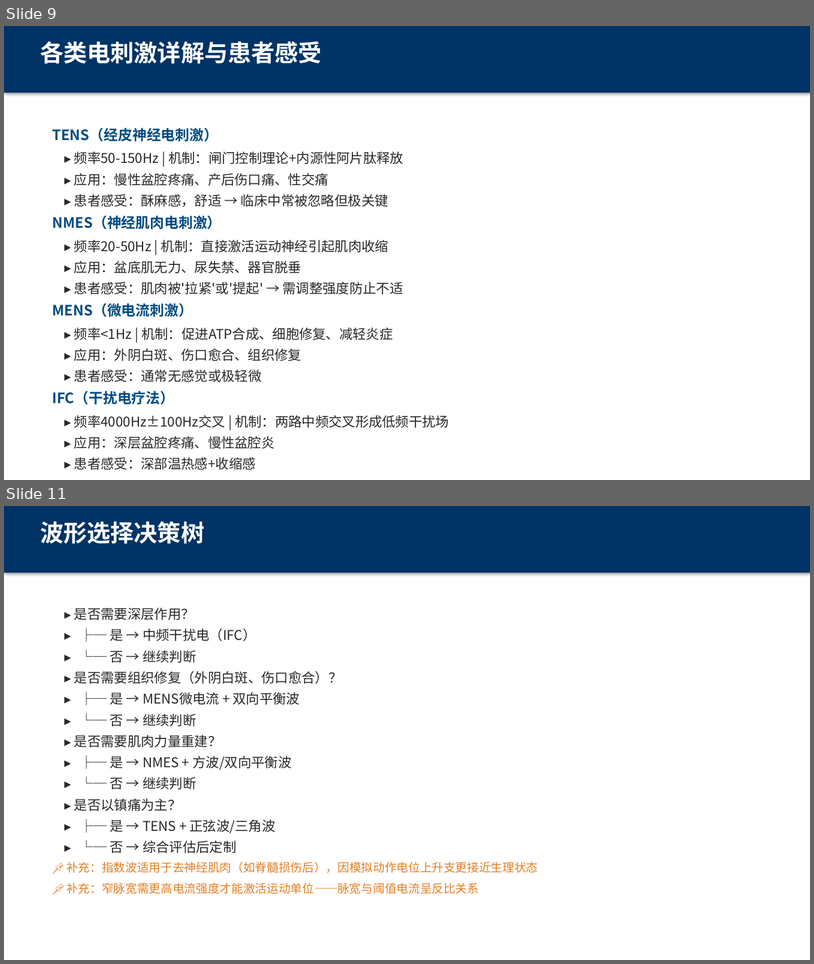
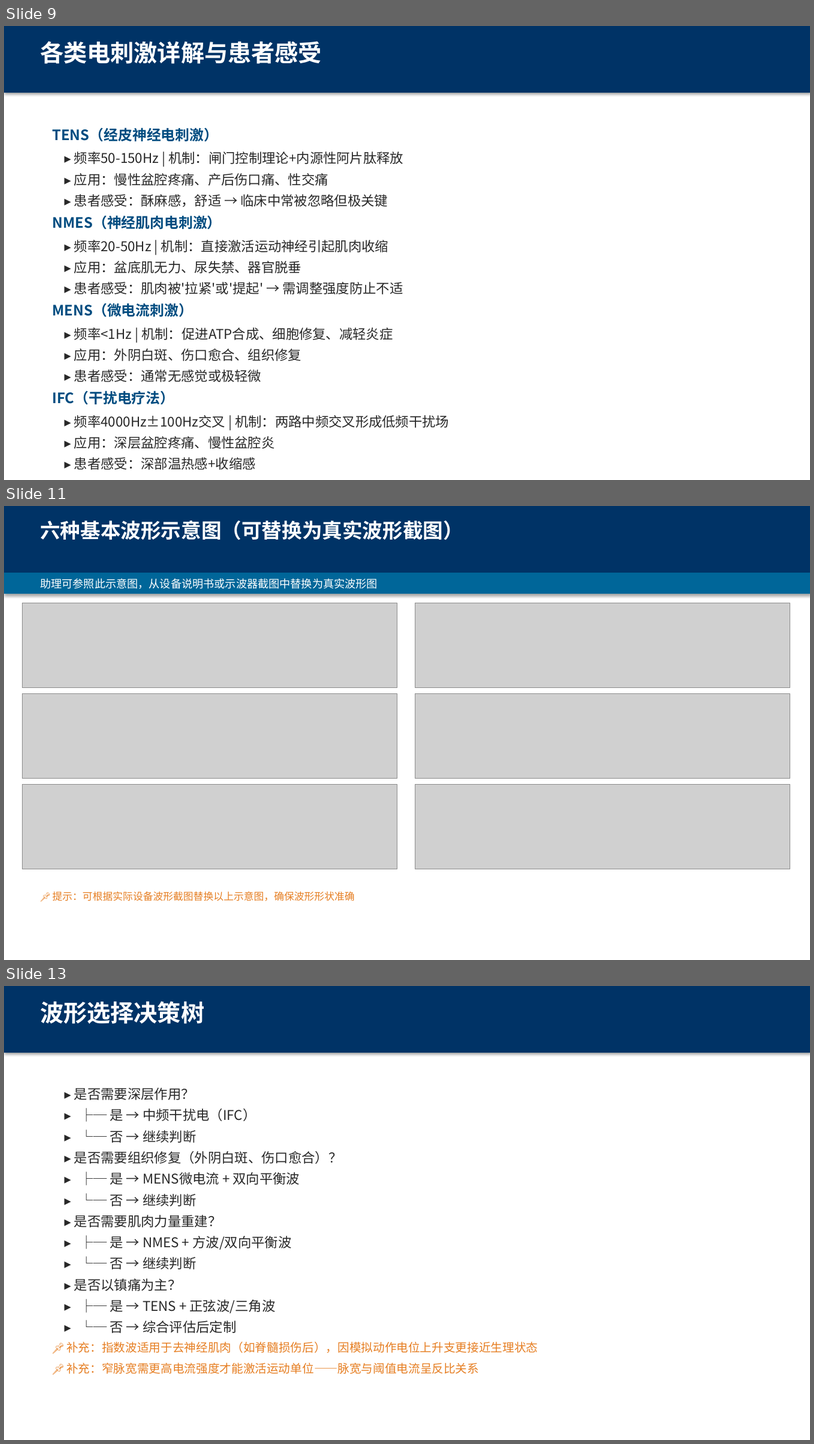
Before and after one commit to sandyoy/echoes, a slide deck: docs/圆爱康/02_培训材料/电刺激治疗与生物反馈-盆底康复培训_v4.0.pptx. Shown one above the other, each under a label of ours: slides 9 and 11 before the commit, slides 9, 11 and 13 after it; the slides between them are not shown. The pictures are 814x964 and 814x1444 pixels, drawn with LibreOffice and Linux fonts; fonts in the diff are those of the drawing; grey boxes stand for pictures. Boxes give left, top, right and bottom in pixels: in the first picture for what was removed or moved away, otherwise in the second. Text is boxed around its words. In the diff, an @@ line names an element or a change of style, - is before the commit and + after.

```diff
--- a/docs/圆爱康/02_培训材料/电刺激治疗与生物反馈-盆底康复培训_v4.0.pptx
+++ b/docs/圆爱康/02_培训材料/电刺激治疗与生物反馈-盆底康复培训_v4.0.pptx
@@ slide 11 added at (x1=4, y1=506, x2=810, y2=960), background #FFFFFF @@
@@ rectangle added at (x1=4, y1=506, x2=810, y2=573), fill #003366 @@
@@ text added at (x1=40, y1=520, x2=464, y2=540), 24 pt, text #FFFFFF, bold @@
+六种基本波形示意图（可替换为真实波形截图）
@@ rectangle added at (x1=4, y1=573, x2=810, y2=594), fill #006699 @@
@@ text added at (x1=40, y1=578, x2=378, y2=589), 13 pt, text #FFFFFF @@
+助理可参照此示意图，从设备说明书或示波器截图中替换为真实波形图
@@ picture added at (x1=22, y1=603, x2=397, y2=687) @@
@@ picture added at (x1=416, y1=603, x2=791, y2=687) @@
@@ picture added at (x1=22, y1=694, x2=397, y2=778) @@
@@ picture added at (x1=416, y1=694, x2=791, y2=778) @@
@@ picture added at (x1=22, y1=784, x2=397, y2=869) @@
@@ picture added at (x1=416, y1=784, x2=791, y2=869) @@
@@ text added at (x1=53, y1=891, x2=355, y2=901), 12 pt, text #E67E22 @@
+📌 提示：可根据实际设备波形截图替换以上示意图，确保波形形状准确
@@ what was slide 11 is now slide 13 @@
```
Also in this commit, not shown: 5 other slides added, 2 slides removed.
